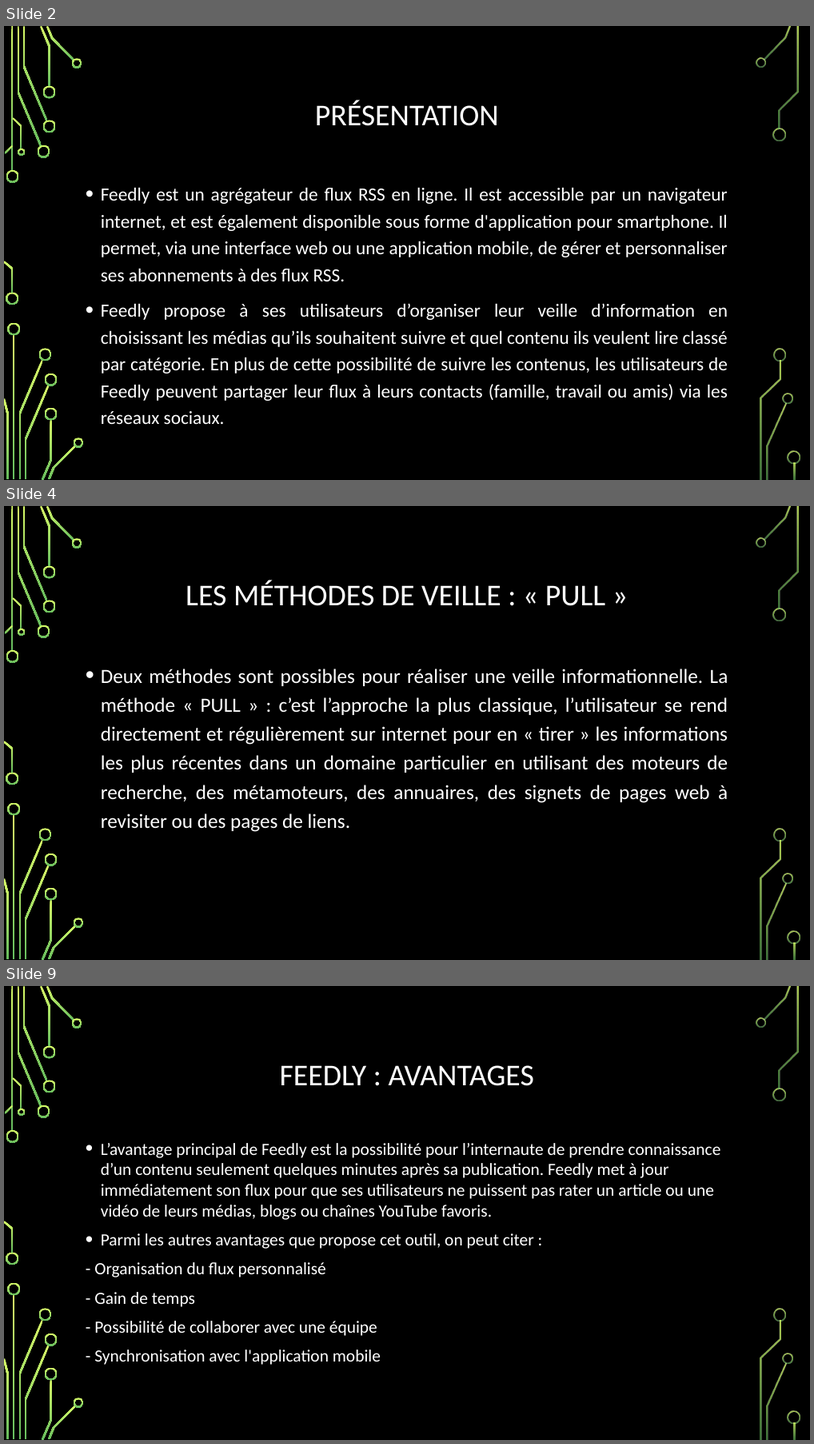
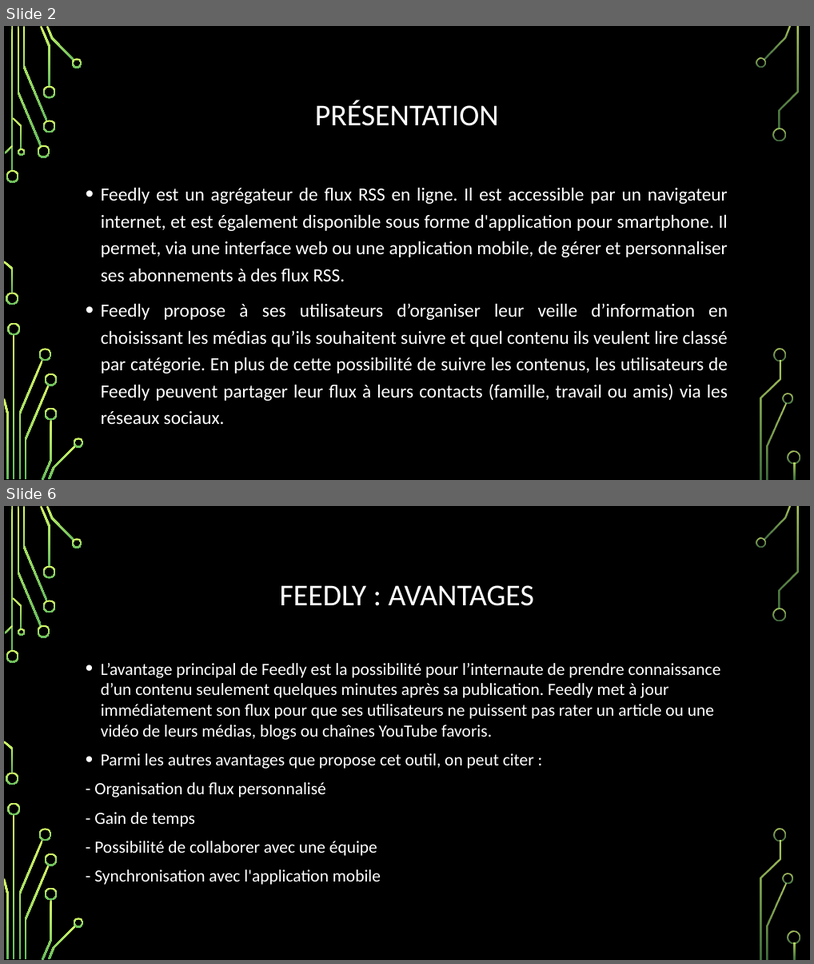
Before and after one commit to sunny-biard/MenuMaker, a slide deck: Old/Veille pptx.pptx. Shown one above the other, each under a label of ours: slides 2, 4 and 9 before the commit, slides 2 and 6 after it; the slides between them are not shown. The pictures are 814x1444 and 814x964 pixels, drawn with LibreOffice and Linux fonts; fonts in the diff are those of the drawing; background and template pictures are left out. Boxes give left, top, right and bottom in pixels: in the first picture for what was removed or moved away, otherwise in the second. Text is boxed around its words. In the diff, an @@ line names an element or a change of style, - is before the commit and + after.

```diff
--- a/Old/Veille pptx.pptx
+++ b/Old/Veille pptx.pptx
@@ slide 4 removed at box(4, 506, 810, 960), background picture (left out); not listed: 36 template elements that a slide beside it also shows @@
@@ title removed at box(186, 580, 606, 606) @@
-LES MÉTHODES DE VEILLE : « PULL »
@@ text removed at box(101, 668, 729, 832) @@
-• Deux méthodes sont possibles pour réaliser une veille informationnelle. La méthode « PULL » : c’est l’approche la plus classique, l’utilisateur se rend directement et régulièrement sur internet pour en « tirer » les informations les plus récentes dans un domaine particulier en utilisant des moteurs de recherche, des métamoteurs, des annuaires, des signets de pages web à revisiter ou des pages de liens.
@@ what was slide 9 is now slide 6 @@
```
Also in this commit, not shown: 3 slides added, 6 other slides removed, 1 other file.
